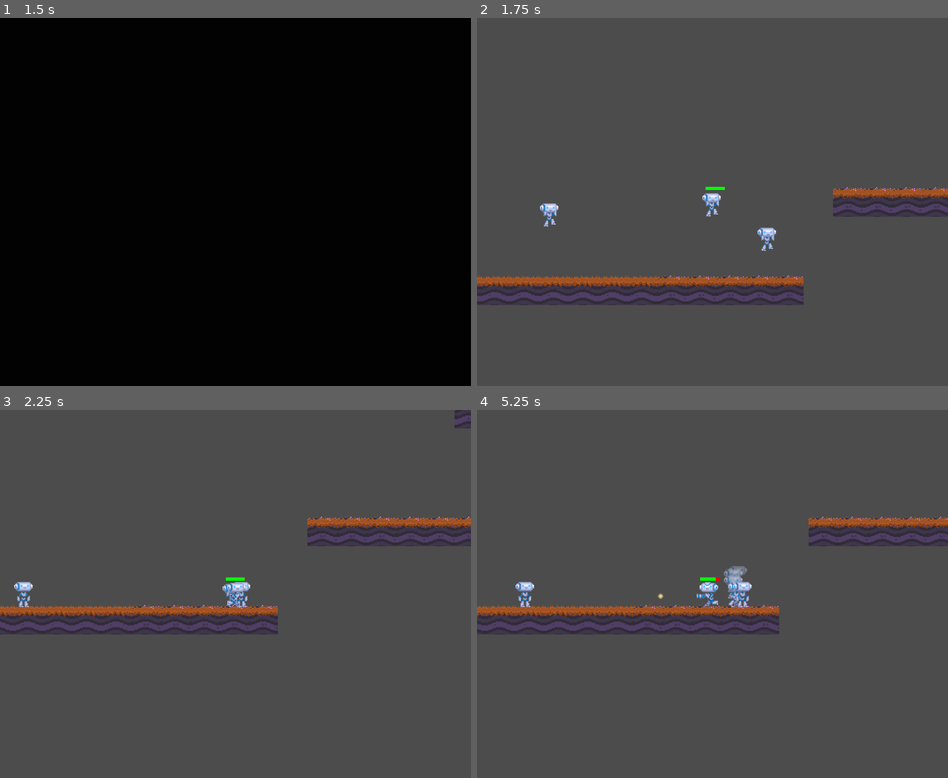
Above: before the commit, frames 1-4 (two rows, left to right).
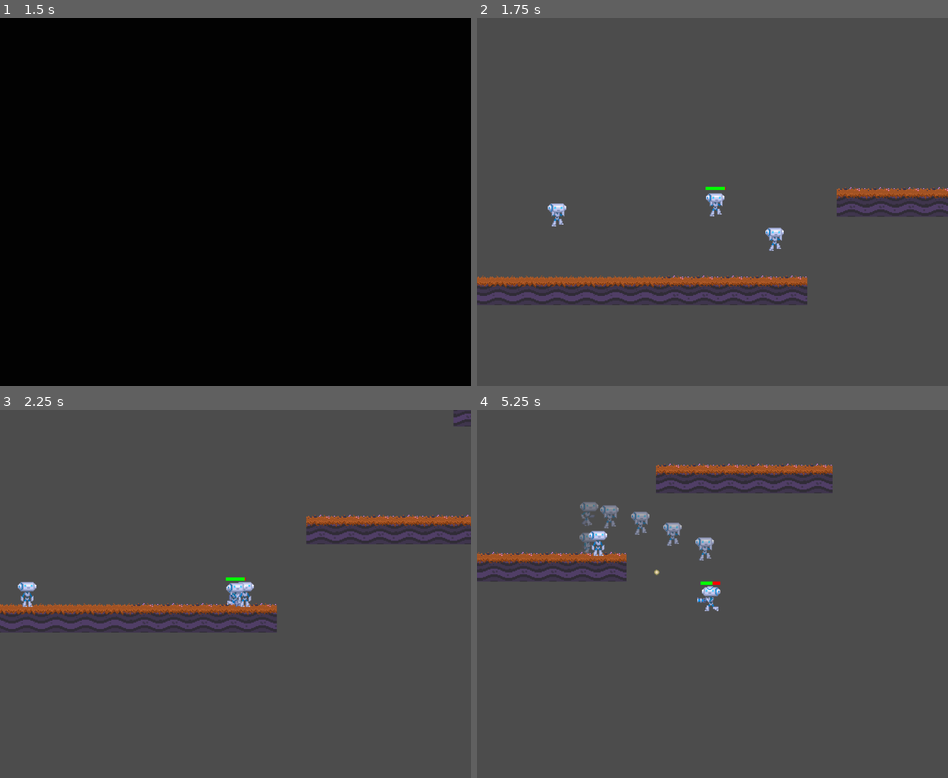
Above: after the commit, the same moments.

Repository: evsey9/ProjectTheta
Game: Godot game, scene res://Scenes/Menus/MainMenu/title.tscn
Same seed, same stepped clock (60 frames per second), same inputs: the game is played once before the commit and once after it.
Inputs:
- Up to frame 1 (1.5 s): click "START" at 0.5 s; hold Right (move_right) from 1.28 s (still down); hold Z (shoot) from 1.28 s (still down)
- Up to frame 2 (1.75 s): keep holding Right (move_right); keep holding Z (shoot); tap X (jump) at 1.52 s; tap Shift (sprint) at 1.55 s
- Up to frame 3 (2.25 s): keep holding Right (move_right); tap X (jump) at 1.82 s; release Z (shoot) at 2.03 s; tap Shift (sprint) at 2.1 s
- Up to frame 4 (5.25 s): tap X (jump) at 2.27, 2.3, 2.57, 3.77, 4.07, 4.52, 4.55, 4.82 s; release Right (move_right) at 2.78 s; hold Left (move_left) 2.78-3.53 s; hold X (jump) 2.78-3.53 s; tap Z (shoot) at 3.05, 3.6, 5.1 s; hold Right (move_right) 3.53-5.03 s; tap Shift (sprint) at 3.8 s; hold Shift (sprint) 4.28-5.03 s; hold Left (move_left) from 5.03 s (still down)

Frame 1 is identical in both runs. In frame 2, 2.2% of the frame differs, in the area x 0-100%, y 45-78%; in frame 3, 3.2%; in frame 4, 11%, in the area x 0-100%, y 14-61%.

Commit message:
added sprintjump and fixed sprite

Diff:
--- a/Scenes/Objects/Player/player.gd
+++ b/Scenes/Objects/Player/player.gd
@@ -19,5 +19,6 @@
 	act_jump = Input.is_action_pressed("jump")
 	act_jump_pressed = Input.is_action_just_pressed("jump")
 	act_jump_released = Input.is_action_just_released("jump")
-	act_shoot = Input.is_action_just_pressed("shoot")
+	act_shoot = Input.is_action_pressed("shoot")
+	act_shoot_pressed = Input.is_action_just_pressed("shoot")
 	act_sprint = Input.is_action_pressed("sprint")
--- a/Scenes/Objects/RobotBase/robotbase.gd
+++ b/Scenes/Objects/RobotBase/robotbase.gd
@@ -1,6 +1,6 @@
-extends KinematicBody2D
+	extends KinematicBody2D
 
-const GRAVITY_VEC = Vector2(0, 900)
+const GRAVITY_VEC = Vector2(50, 900)
 const FLOOR_NORMAL = Vector2(0, -1)
 const SLOPE_SLIDE_STOP = 25.0
 const MIN_ONAIR_TIME = 0.1
@@ -10,12 +10,15 @@
 const BULLET_VELOCITY = 1000
 const SHOOT_TIME_SHOW_WEAPON = 0.2
 const SPRINT_MULT = 2
+const SPRINT_JUMP_ADD = 1
+const SPRINT_JUMP_TIME_COST = 1
 const BASE_SPRINT = 5
 const SPRINT_REGEN = 0.2
 const SPRINT_REGEN_CD = 2
 const MAX_FALL_SPEED = 1000
 const MAX_RISE_SPEED = MAX_FALL_SPEED
 var afterimage_scene = preload("Effects/afterimage.tscn")
+var leaveafterimage = false
 var timesinceaftim = 0
 var timebetweenaft = 0.1
 var sprint = false
@@ -23,18 +26,21 @@
 var sprinttime = BASE_SPRINT
 var sprintcd = 0
 var speedmult = 1
+var sprintjump = false
 var linear_vel = Vector2()
 var onair_time = 0 #
 var on_floor = false
 var shoot_time = 99999 #time since last shot
 var shoot = true
 var act_shoot = false
+var act_shoot_pressed = false
 var act_move_left = false
 var act_move_right = false
 var act_jump = false
 var act_jump_pressed = false
 var act_jump_released = false
 var act_sprint = false
+
 var anim=""
 
 #cache the sprite here for fast access (we will set scale to flip it often)
@@ -62,6 +68,9 @@
 	on_floor = onair_time < MIN_ONAIR_TIME
 	speedmult = 1
 	### CONTROL ###
+	act_shoot_pressed = false
+	act_jump_pressed = false
+	act_jump_released = false
 	_handle_acts()
 	# Horizontal Movement
 	var target_speed = 0
@@ -73,22 +82,17 @@
 	if act_sprint and can_sprint and target_speed:
 		sprint = true
 	else:
+
 		sprint = false
 	if sprint:
-		if timesinceaftim >= timebetweenaft:
-			var aftsc = afterimage_scene.instance()
-			aftsc.position = self.position
-			aftsc.frame = $sprite.frame
-			aftsc.scale = $sprite.scale
-			get_parent().add_child(aftsc)
-			timesinceaftim = 0
+		leaveafterimage = true
 		sprintcd = SPRINT_REGEN_CD
 		speedmult = 2
 		sprinttime -= delta
-
 		if sprinttime <= 0:
 			can_sprint = false
 	else:
+		leaveafterimage = false
 		if sprintcd <= 0:
 			sprinttime = min(sprinttime + BASE_SPRINT * SPRINT_REGEN * delta, BASE_SPRINT)
 	if sprinttime < BASE_SPRINT:
@@ -102,18 +106,28 @@
 		if sprinttime >= BASE_SPRINT:
 			can_sprint = true
 	target_speed *= WALK_SPEED * speedmult
-	linear_vel.x = lerp(linear_vel.x, target_speed, 0.5)
+	linear_vel.x = lerp(linear_vel.x, target_speed, 0.3)
 	# Jumping
 	if on_floor and act_jump_pressed:
 		linear_vel.y = -JUMP_SPEED
+		if sprint:
+			sprinttime -= SPRINT_JUMP_TIME_COST
+			var sprinttaken = 1
+			if sprinttime < 0:
+				sprinttaken = (SPRINT_JUMP_TIME_COST + sprinttime) / SPRINT_JUMP_TIME_COST
+			print("sprtaken: "+str(sprinttaken))
+			linear_vel.y += -JUMP_SPEED * SPRINT_JUMP_ADD * sprinttaken
+			sprintjump = true
 		$sound_jump.play()
 	if act_jump_released:
 		linear_vel.y = max(linear_vel.y,0)
-	if act_shoot:
+	if sprintjump:
+		leaveafterimage = true
+	# Shooting
+	if act_shoot_pressed:
 		shoot = true
 	else:
 		shoot = false
-	# Shooting
 	if shoot:
 		var bullet = preload("res://Scenes/Objects/Projectiles/Bullet/bullet.tscn").instance()
 		bullet.position = $sprite/bullet_shoot.global_position #use node for shoot position
@@ -131,6 +145,7 @@
 	var new_anim = "idle"
 
 	if on_floor:
+		sprintjump = false
 		if linear_vel.x < -SIDING_CHANGE_SPEED:
 			sprite.scale.x = -1
 			new_anim = "run"
@@ -151,13 +166,21 @@
 			new_anim = "jumping"
 		else:
 			new_anim = "falling"
-
 	if shoot_time < SHOOT_TIME_SHOW_WEAPON:
 		new_anim += "_weapon"
 
 	if new_anim != anim:
 		anim = new_anim
 		$anim.play(anim)
+	#afterimage
+	if leaveafterimage:
+		if timesinceaftim >= timebetweenaft:
+			var aftsc = afterimage_scene.instance()
+			aftsc.position = self.position
+			aftsc.frame = $sprite.frame
+			aftsc.scale = $sprite.scale
+			get_parent().add_child(aftsc)
+			timesinceaftim = 0
 
 func _handle_acts():
 	pass
--- a/Scenes/Objects/RobotBase/robotbase.tscn
+++ b/Scenes/Objects/RobotBase/robotbase.tscn
@@ -18,6 +18,9 @@
 
 [sub_resource type="CapsuleShape2D" id=1]
 height = 44.479
+
+[sub_resource type="RectangleShape2D" id=4]
+extents = Vector2( 10, 27 )
 
 [sub_resource type="StyleBoxFlat" id=2]
 bg_color = Color( 0, 1, 0, 1 )
@@ -54,6 +57,11 @@
 
 [node name="CollisionShape2D" type="CollisionShape2D" parent="."]
 shape = SubResource( 1 )
+disabled = true
+
+[node name="CollisionShape2D2" type="CollisionShape2D" parent="."]
+position = Vector2( 0, 1 )
+shape = SubResource( 4 )
 
 [node name="sound_jump" type="AudioStreamPlayer2D" parent="."]
 stream = ExtResource( 13 )
@@ -71,4 +79,5 @@
 custom_styles/fg = SubResource( 2 )
 custom_styles/bg = SubResource( 3 )
 value = 100.0
+allow_lesser = true
 percent_visible = false
Binary file changed: Scenes/Objects/RobotBase/Sprites/robot_demo.png
Not shown: 1 places in Scenes/Objects/RobotBase/robotbase.tscn that only renumber resources
